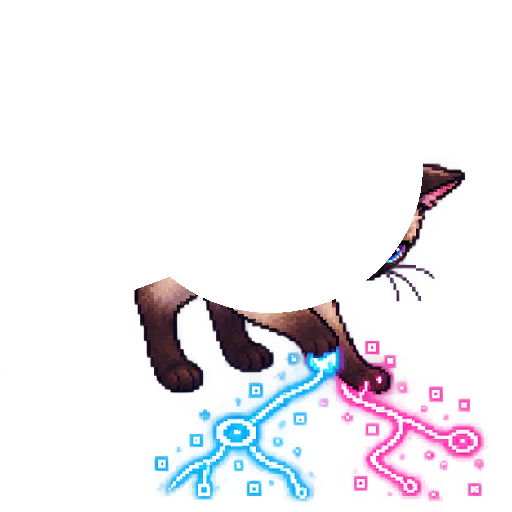
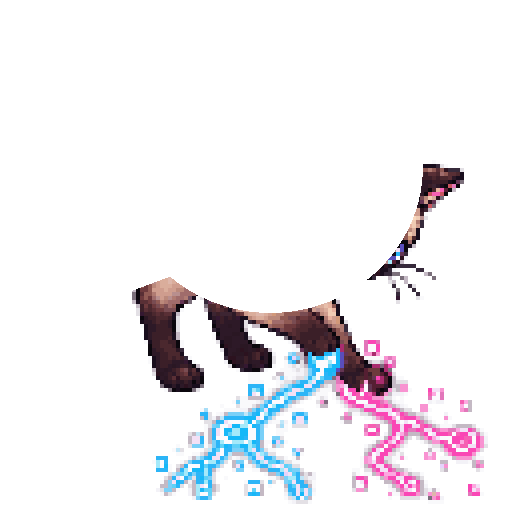
Before/after of a 512×512 layered artwork. What changed in the layer stack:
painted on "head" over (132, 179, 423, 313)
painted on "tail" over (132, 277, 172, 292)
